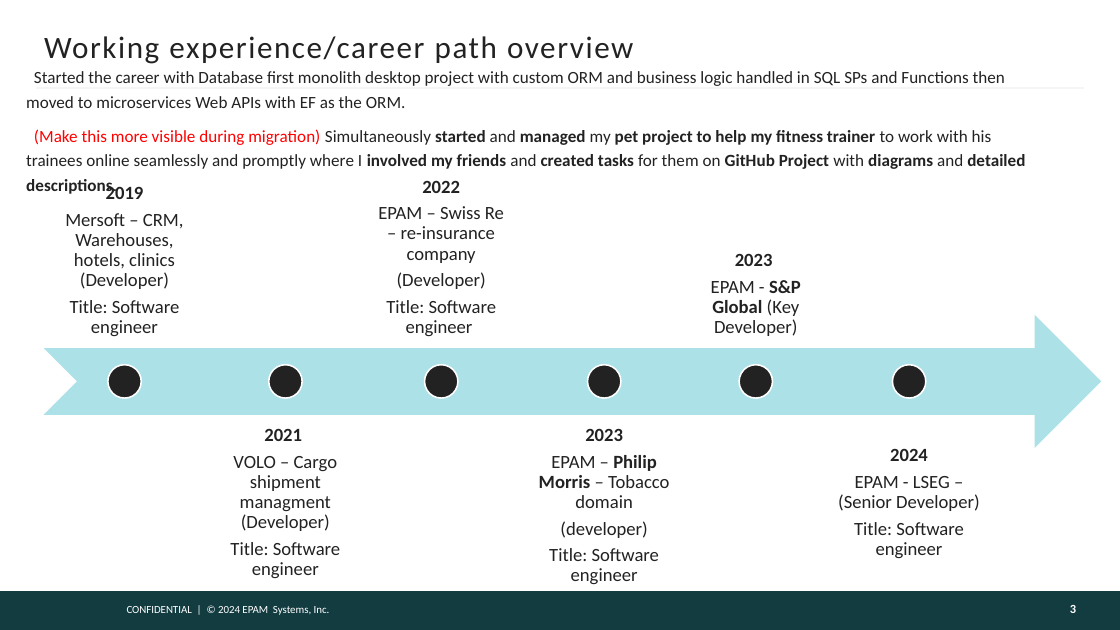
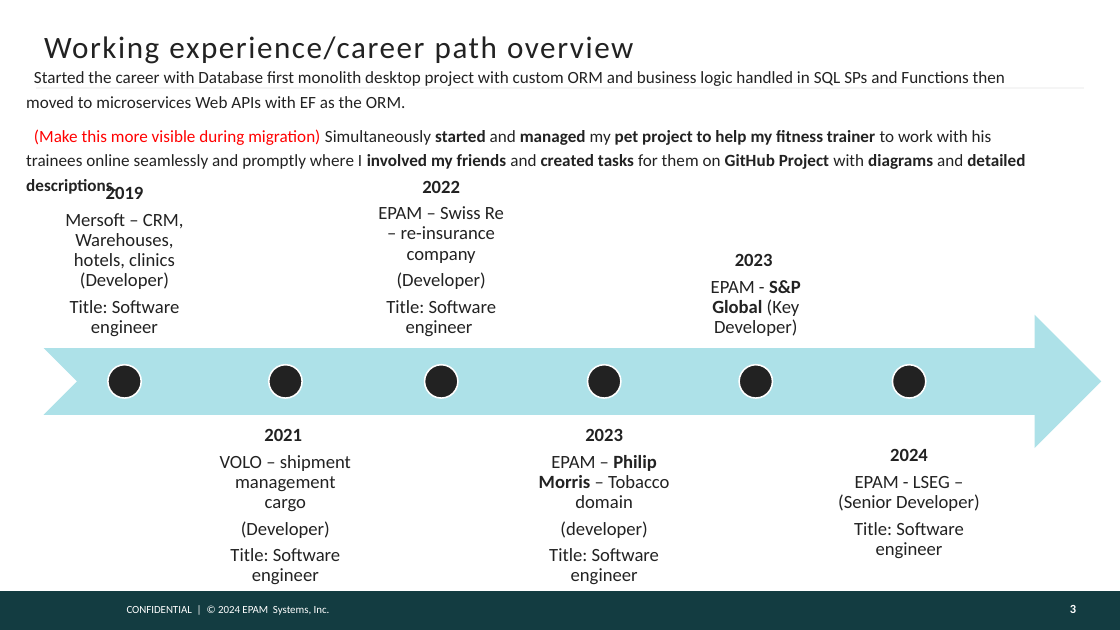
Before and after one commit to victoravt/Papers, a slide deck: slide 3 of Assessment Epam A2-A3/presentation-template.pptx. Drawn at 1120x630 pixels with LibreOffice and Linux fonts; fonts in the diff are those of the drawing; background and template pictures are left out. Boxes give left, top, right and bottom in pixels: in the first picture for what was removed or moved away, otherwise in the second. Text is boxed around its words. In the diff, an @@ line names an element or a change of style, - is before the commit and + after.

```diff
--- a/Assessment Epam A2-A3/presentation-template.pptx
+++ b/Assessment Epam A2-A3/presentation-template.pptx
@@ text at (x1=220, y1=455, x2=351, y2=538): text changed @@
-VOLO – Cargo shipment managment (Developer)
+VOLO – shipment management cargo
+(Developer)
```
Also in this commit, not shown: 8 other slides changed, 1 slide added, 1 other file.
